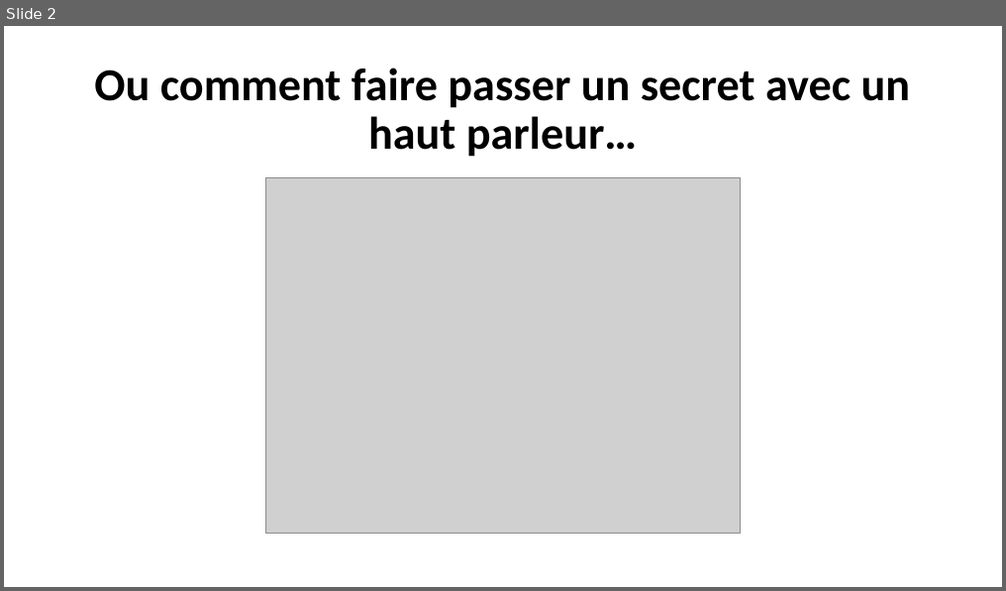
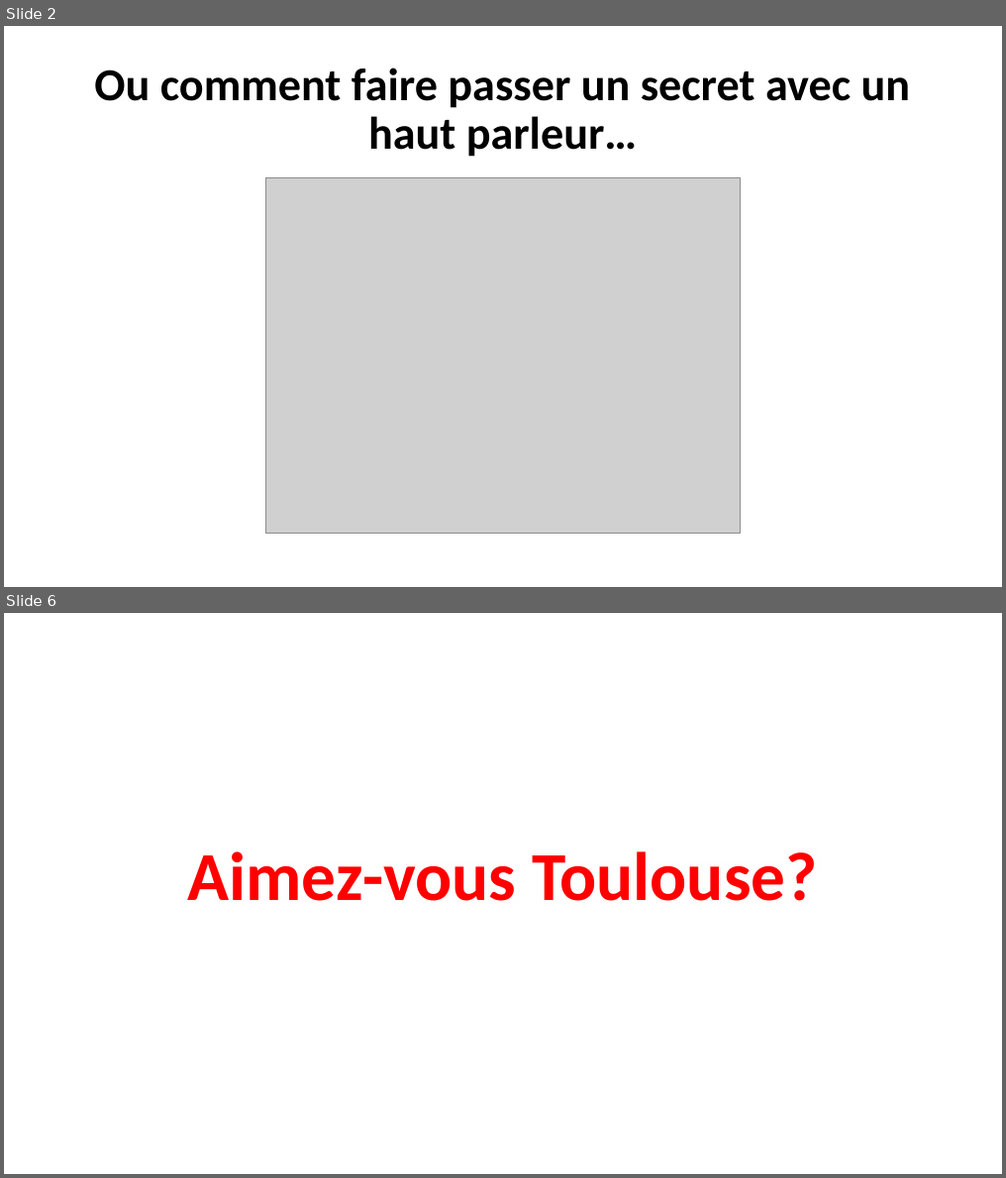
Before and after one commit to pauldubois98/AsymmetricCryptographyTalk, a slide deck: slides.pptx. Shown one above the other, each under a label of ours: slide 2 before the commit, slides 2 and 6 after it; the slides between them are not shown. The pictures are 1006x591 and 1006x1178 pixels, drawn with LibreOffice and Linux fonts; fonts in the diff are those of the drawing; grey boxes stand for pictures; background and template pictures are left out. Boxes give left, top, right and bottom in pixels: in the first picture for what was removed or moved away, otherwise in the second. Text is boxed around its words. In the diff, an @@ line names an element or a change of style, - is before the commit and + after.

```diff
--- a/slides.pptx
+++ b/slides.pptx
@@ slide 6 added at (4,613,1002,1174), background picture (left out) @@
@@ title added at (188,852,818,901), 66 pt, text #FF0000, bold @@
+Aimez-vous Toulouse?
```
Also in this commit, not shown: 3 other slides added.
